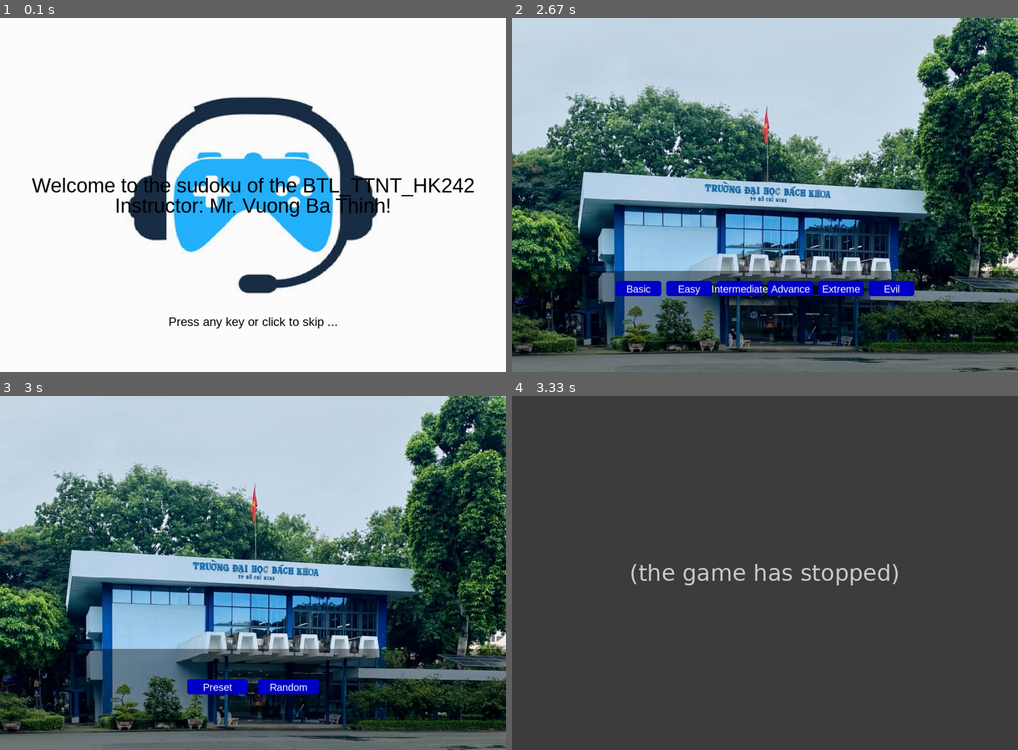
Above: before the commit, frames 1-4 (two rows, left to right).
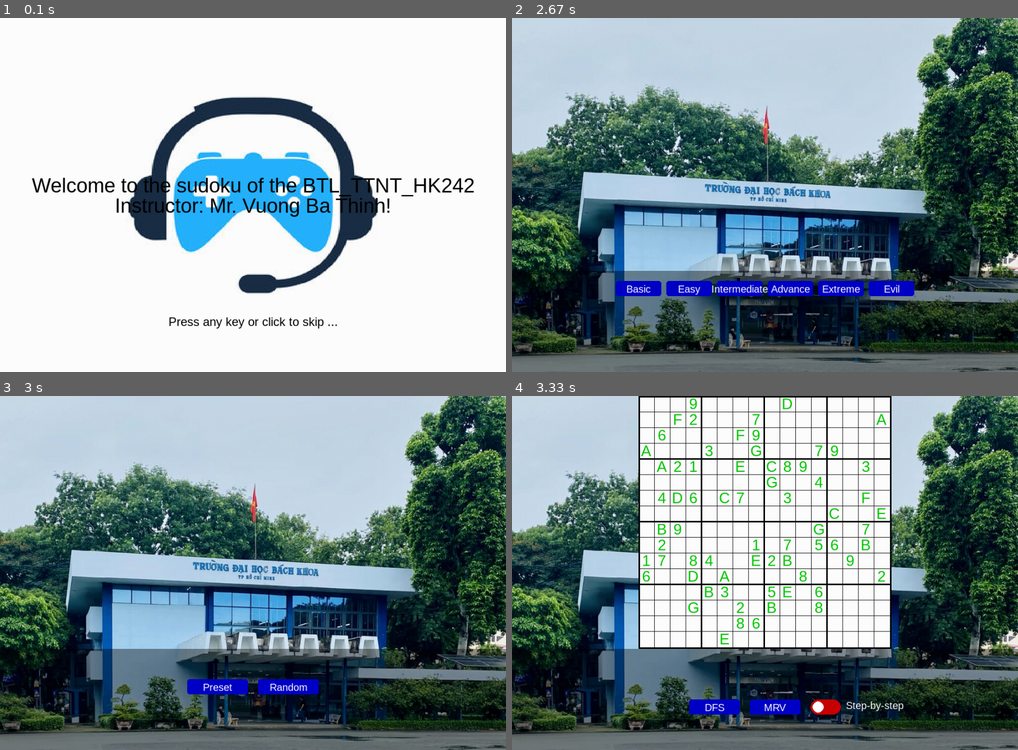
Above: after the commit, the same moments.

Repository: IamAnh47/IAI_assignment1_sodoku_pygame
Game: pygame game, started from main.py
Two runs of this game, one before a commit and one after it. Both use one fixed random seed, a clock stepped at 60 frames per second and the inputs below.
Inputs (mouse positions are in pixels of both pictures, inside the frame that each line leads up to):
- Up to frame 1 (0.1 s): no input
- Up to frame 2 (2.67 s): press the mouse at (628, 120) at 0.37 s; move the mouse to (739, 106) at 0.47 s; release the mouse at (856, 95) at 0.6 s; press the mouse at (704, 195) at 0.7 s; move the mouse to (805, 237) at 0.8 s; release the mouse at (906, 276) at 0.93 s; press the mouse at (739, 287) at 1.03 s; move the mouse to (724, 230) at 1.13 s; release the mouse at (714, 173) at 1.27 s; click "Random" at 1.38 s; press the mouse at (714, 329) at 1.7 s; move the mouse to (724, 279) at 1.8 s; release the mouse at (739, 230) at 1.93 s; click "Play Again" at 2.05 s; press the mouse at (825, 195) at 2.37 s; move the mouse to (754, 148) at 2.47 s; release the mouse at (684, 102) at 2.6 s
- Up to frame 3 (3 s): press the mouse at (227, 665) at 2.7 s; move the mouse to (268, 622) at 2.8 s; release the mouse at (308, 580) at 2.93 s
- Up to frame 4 (3.33 s): press the mouse at (800, 686) at 3.03 s; move the mouse to (790, 672) at 3.13 s; release the mouse at (775, 657) at 3.27 s

Frames 1-3 are identical in both runs. In frame 4, 95% of the frame differs, in the area x 0-100%, y 0-100%.
Error before the commit: UnboundLocalError: cannot access local variable 'mapping' where it is not associated with a ...; the game stopped at 3.03 s (later frames are placeholders)

Commit message:
add 16x16 input

Diff:
--- a/gen_input.py
+++ b/gen_input.py
@@ -37,7 +37,7 @@
         mapping = {1: 40, 2: 36, 3: 32, 4: 28, 5: 24, 6: 22}
     elif n == 12:
         mapping = {1: 50, 2: 46, 3: 42, 4: 38, 5: 34, 6: 30}
-    elif n == 15:
+    elif n == 16:
         mapping = {1: 80, 2: 74, 3: 68, 4: 62, 5: 56, 6: 50}
     clues = mapping.get(level, mapping[1])
     complete_board = generate_complete_board(n, block_rows, block_cols)
--- /dev/null
+++ b/input/advance_16x16.txt
@@ -0,0 +1,16 @@
+0 0 0 0 0 7 0 0 0 6 0 0 0 0 0 11
+0 0 8 0 0 5 0 0 15 2 0 0 6 13 0 0
+0 0 0 0 0 0 0 0 0 1 0 0 2 0 0 0
+0 0 0 6 0 0 15 0 0 0 11 8 3 0 0 0
+0 0 14 0 9 0 0 0 0 0 0 0 5 0 0 0
+6 0 11 5 0 0 0 0 0 0 0 0 0 3 0 0
+0 0 0 15 0 11 0 0 0 0 3 0 0 0 0 0
+0 0 1 0 5 0 0 0 0 0 0 0 0 0 0 0
+0 0 0 0 1 0 0 6 0 0 16 0 10 0 0 0
+10 0 0 0 0 0 0 0 5 7 0 0 0 8 0 0
+8 0 0 0 0 0 11 0 2 10 0 0 1 0 15 13
+0 14 0 0 10 0 0 7 0 0 0 13 0 0 0 0
+0 1 0 0 0 6 14 0 0 0 0 0 0 0 0 0
+0 0 0 4 0 0 0 0 0 0 10 0 16 0 0 3
+0 0 0 0 0 1 10 0 4 0 13 0 0 0 0 0
+0 12 0 0 0 13 0 0 0 16 0 6 0 0 0 0
--- /dev/null
+++ b/input/basic_16x16.txt
@@ -0,0 +1,16 @@
+8 5 0 14 0 0 0 0 0 13 0 1 15 6 0 12
+12 0 0 0 0 0 6 10 0 0 0 0 3 0 0 0
+0 0 0 9 0 0 16 0 6 0 0 0 0 0 0 0
+0 0 6 3 0 8 0 0 0 7 16 0 0 4 9 0
+0 4 10 5 0 0 14 0 2 0 0 7 0 0 0 0
+0 0 0 12 0 0 0 0 0 0 0 0 0 0 6 5
+0 0 0 0 8 0 1 0 0 0 0 0 4 10 3 0
+0 14 11 16 10 0 0 5 0 0 3 0 13 0 0 0
+2 0 0 0 0 0 8 0 0 16 0 0 0 3 0 0
+0 0 0 0 0 0 0 4 0 0 8 0 9 0 0 0
+0 0 12 0 0 3 9 0 7 14 0 0 0 0 0 0
+0 0 0 0 0 0 0 13 0 0 0 0 5 0 0 0
+0 0 0 0 0 1 5 0 3 9 12 0 11 0 0 0
+0 0 0 7 4 10 13 0 0 0 0 0 12 0 0 16
+0 0 0 11 0 6 0 0 0 5 7 0 0 9 0 0
+10 12 5 0 0 0 0 0 0 11 13 0 0 0 0 3
--- /dev/null
+++ b/input/easy_16x16.txt
@@ -0,0 +1,16 @@
+0 4 0 0 0 0 0 15 0 0 0 0 5 16 2 0
+0 0 0 2 0 0 16 13 0 0 10 0 0 0 0 0
+7 0 0 8 0 0 2 0 0 0 0 0 0 0 0 0
+0 0 0 16 0 9 11 0 0 14 5 0 0 0 0 0
+0 0 14 5 0 0 0 10 0 0 0 15 0 0 0 6
+0 0 0 0 0 0 0 5 3 0 0 0 11 2 9 0
+0 0 15 0 0 2 9 11 0 0 1 0 16 0 0 0
+0 11 6 0 0 0 0 0 16 0 0 0 1 0 0 5
+0 0 0 15 0 0 8 0 0 6 12 2 0 11 5 14
+0 0 0 0 0 0 0 0 0 16 0 0 12 8 0 2
+0 0 0 4 0 0 0 0 9 0 15 0 13 0 0 0
+0 0 0 0 0 0 0 7 0 0 0 4 0 0 0 0
+0 0 0 1 9 0 0 0 0 11 0 0 0 0 12 0
+0 0 0 0 0 8 13 0 0 10 0 0 0 0 0 0
+10 0 12 0 14 0 0 0 0 0 0 0 0 0 0 0
+16 14 8 0 0 0 0 2 5 0 6 12 0 0 11 0
--- /dev/null
+++ b/input/evil_16x16.txt
@@ -0,0 +1,16 @@
+0 0 0 0 0 0 0 0 0 15 0 0 0 8 10 0
+0 0 0 11 3 0 0 0 0 0 0 0 4 0 0 0
+0 13 0 0 0 6 0 0 0 0 0 0 0 0 0 0
+0 0 2 0 0 0 0 0 0 0 0 11 16 0 13 0
+16 0 0 0 0 0 0 0 0 0 0 0 0 0 0 8
+0 0 0 0 1 8 0 0 0 0 0 0 0 13 0 0
+0 0 0 0 0 0 2 0 13 0 0 1 0 0 15 0
+0 0 0 0 0 0 0 0 0 0 0 0 0 0 0 0
+0 0 0 6 11 0 8 0 0 14 0 0 0 0 0 1
+0 0 12 4 0 0 15 7 10 0 0 2 0 0 0 0
+0 0 0 0 0 0 0 0 0 0 16 0 0 0 3 0
+0 11 0 0 6 0 0 0 0 0 0 0 0 0 7 2
+1 0 0 0 0 0 0 0 0 0 0 0 0 0 0 0
+0 0 0 3 0 0 4 0 0 10 0 0 0 0 6 0
+0 0 0 2 0 0 0 0 15 0 14 0 0 4 0 0
+0 0 13 10 0 0 0 0 0 0 0 16 0 0 0 0
--- /dev/null
+++ b/input/extreme_16x16.txt
@@ -0,0 +1,16 @@
+13 0 14 5 8 4 0 0 0 0 0 11 0 0 0 0
+0 7 0 0 0 0 0 0 13 0 0 15 0 0 0 0
+0 0 0 0 16 0 0 0 0 0 0 0 0 0 0 0
+0 8 0 0 0 0 0 7 0 0 0 0 0 0 0 0
+0 11 0 0 0 0 0 0 10 0 9 0 13 0 0 0
+0 2 0 0 0 0 0 0 0 0 0 0 0 0 0 0
+0 0 0 0 0 0 0 0 0 11 0 0 0 8 0 0
+0 3 6 0 0 0 0 14 0 0 0 1 0 0 0 0
+0 0 0 0 0 1 0 0 9 0 0 2 0 15 0 14
+0 0 0 0 0 3 0 5 0 1 0 8 0 0 16 9
+0 0 0 16 0 8 0 0 0 3 0 0 0 0 0 0
+0 0 7 0 9 0 0 0 0 6 0 0 0 0 0 0
+0 0 0 0 0 0 0 6 0 12 0 10 0 5 0 0
+0 0 0 0 0 0 0 0 3 0 8 0 0 7 0 0
+0 0 0 0 10 13 8 0 0 0 0 0 14 0 0 0
+0 0 0 15 0 0 0 0 0 4 0 13 0 3 10 0
--- /dev/null
+++ b/input/intermediate_16x16.txt
@@ -0,0 +1,16 @@
+0 9 12 0 16 0 0 0 0 0 0 0 11 0 0 0
+5 0 0 1 0 0 0 0 8 0 2 0 0 14 0 16
+10 0 0 16 0 0 0 14 0 0 0 0 0 0 0 8
+14 0 0 7 0 0 0 2 0 0 16 15 0 6 0 12
+4 0 6 0 0 7 0 8 0 0 11 3 0 0 0 0
+0 14 0 0 10 0 0 0 0 7 0 0 0 0 0 0
+0 0 0 11 0 1 0 0 4 0 0 0 0 0 0 0
+1 0 8 0 0 0 0 0 2 0 0 0 4 0 12 11
+0 16 0 10 8 6 0 0 0 2 0 0 12 0 0 0
+0 2 0 0 0 0 0 16 0 15 0 7 0 0 0 0
+0 0 0 0 13 0 12 0 0 0 0 0 0 0 0 0
+11 0 0 0 0 0 0 0 0 0 0 0 0 16 0 0
+0 0 0 0 0 13 0 0 12 0 0 0 0 15 0 0
+12 0 1 0 0 14 5 0 11 0 0 0 0 0 0 0
+0 0 0 0 0 0 0 0 0 0 0 0 0 12 0 4
+0 0 5 13 0 0 0 6 0 0 0 0 0 0 2 3
